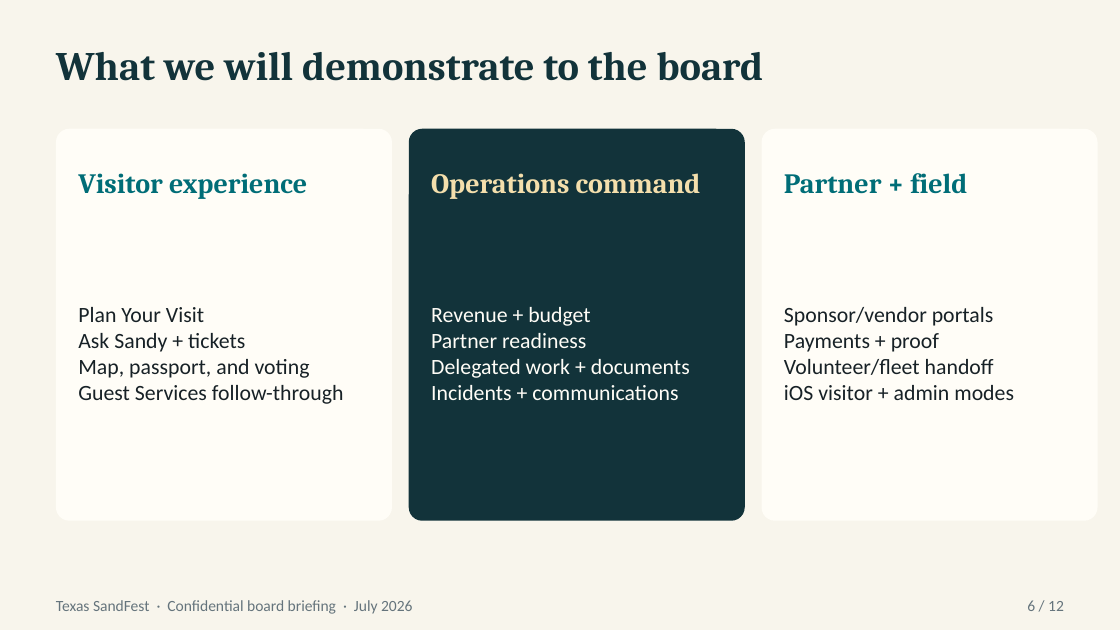
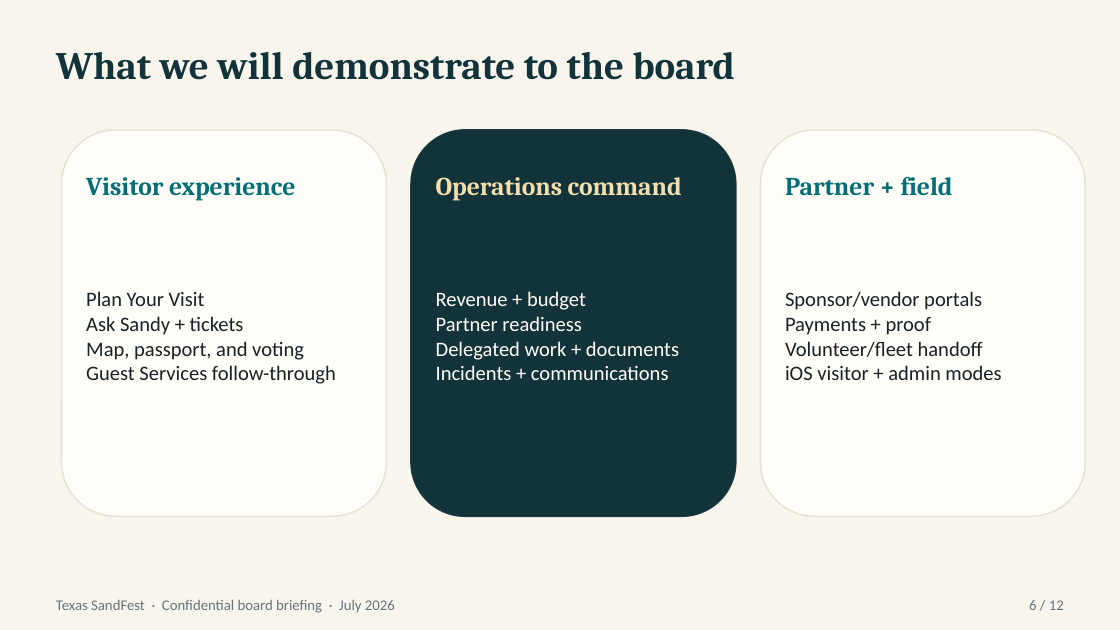
Before and after one commit to nickbmerrill-collab/texas-sandfest, a slide deck: slide 6 of docs/presentations/SandFest-Board-Platform-Briefing.pptx. Drawn at 1120x630 pixels with LibreOffice and Linux fonts; fonts in the diff are those of the drawing. Boxes give left, top, right and bottom in pixels: in the first picture for what was removed or moved away, otherwise in the second. Text is boxed around its words. In the diff, an @@ line names an element or a change of style, - is before the commit and + after.

Commit message:
Repair board deck generator and proof checks

```diff
--- a/docs/presentations/SandFest-Board-Platform-Briefing.pptx
+++ b/docs/presentations/SandFest-Board-Platform-Briefing.pptx
@@ background #FFFFFF to #F8F5EC @@
@@ rectangle removed at <box>0,0,1120,629</box> @@
@@ text "What we will demonstrate to ..." at <box>56,52,735,80</box>: size 26 to 25 pt @@
@@ rounded rectangle: place and size @@
-rounded rectangle at <box>56,129,392,521</box>
+rounded rectangle at <box>62,130,386,516</box>
@@ rounded rectangle at <box>62,130,386,516</box>: outline none to #E8E0D0 1 pt; proportions changed @@
@@ rounded rectangle: place and size @@
-rounded rectangle at <box>409,129,745,521</box>
+rounded rectangle at <box>411,130,736,516</box>
@@ rounded rectangle at <box>411,130,736,516</box>: outline none to #12333A 1 pt; proportions changed @@
@@ rounded rectangle at <box>760,130,1085,516</box>: outline none to #E8E0D0 1 pt; proportions changed @@
@@ rounded rectangle: place and size @@
-rounded rectangle at <box>762,129,1098,521</box>
+rounded rectangle at <box>760,130,1085,516</box>
@@ text "Visitor experience": place and size @@
-text "Visitor experience" at <box>78,173,307,199</box>
+text "Visitor experience" at <box>86,177,295,201</box>
@@ size 18 to 16.5 pt in 3 elements at <box>86,177,295,201</box>, <box>436,177,682,201</box>, <box>785,176,953,196</box> @@
@@ text "Plan Your Visit": place and size @@
-text "Plan Your Visit" at <box>78,307,344,404</box>
+text "Plan Your Visit" at <box>86,291,336,384</box>
@@ text "Revenue + budget": place and size @@
-text "Revenue + budget" at <box>431,307,690,400</box>
+text "Revenue + budget" at <box>436,291,679,380</box>
@@ size 14 to 13.2 pt in 3 elements at <box>86,291,336,384</box>, <box>436,291,679,380</box>, <box>785,291,1001,380</box> @@
@@ text "Sponsor/vendor portals": place and size @@
-text "Sponsor/vendor portals" at <box>784,307,1014,400</box>
+text "Sponsor/vendor portals" at <box>785,291,1001,380</box>
@@ text "Texas SandFest · Confidential board ..." at <box>56,600,395,613</box>: size 10 to 9.5 pt @@
@@ text "6 / 12" at <box>1029,600,1064,610</box>: size 10 to 9.5 pt @@
```
Also in this commit, not shown: 11 other slides changed, 6 other files.
